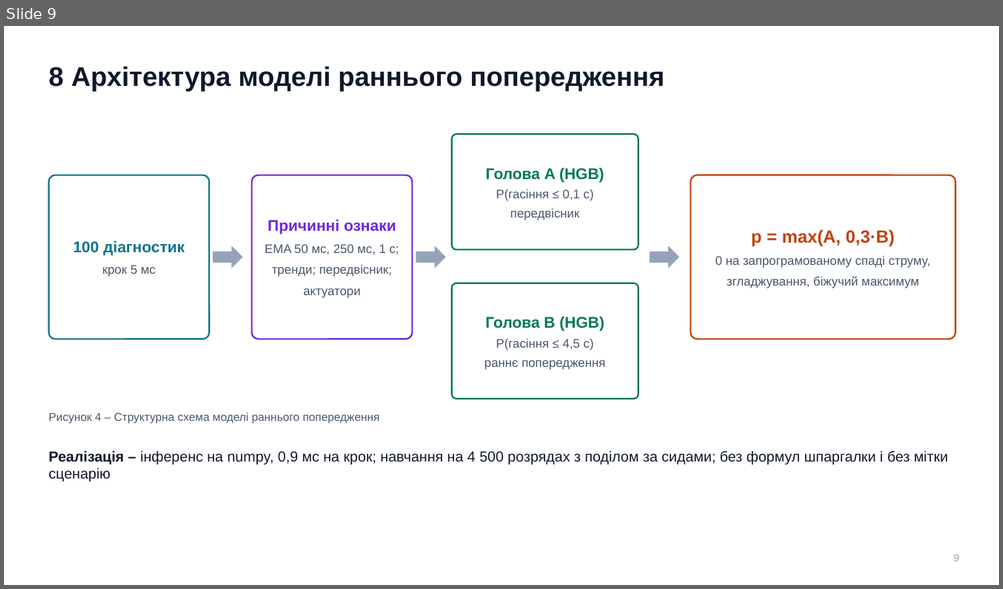
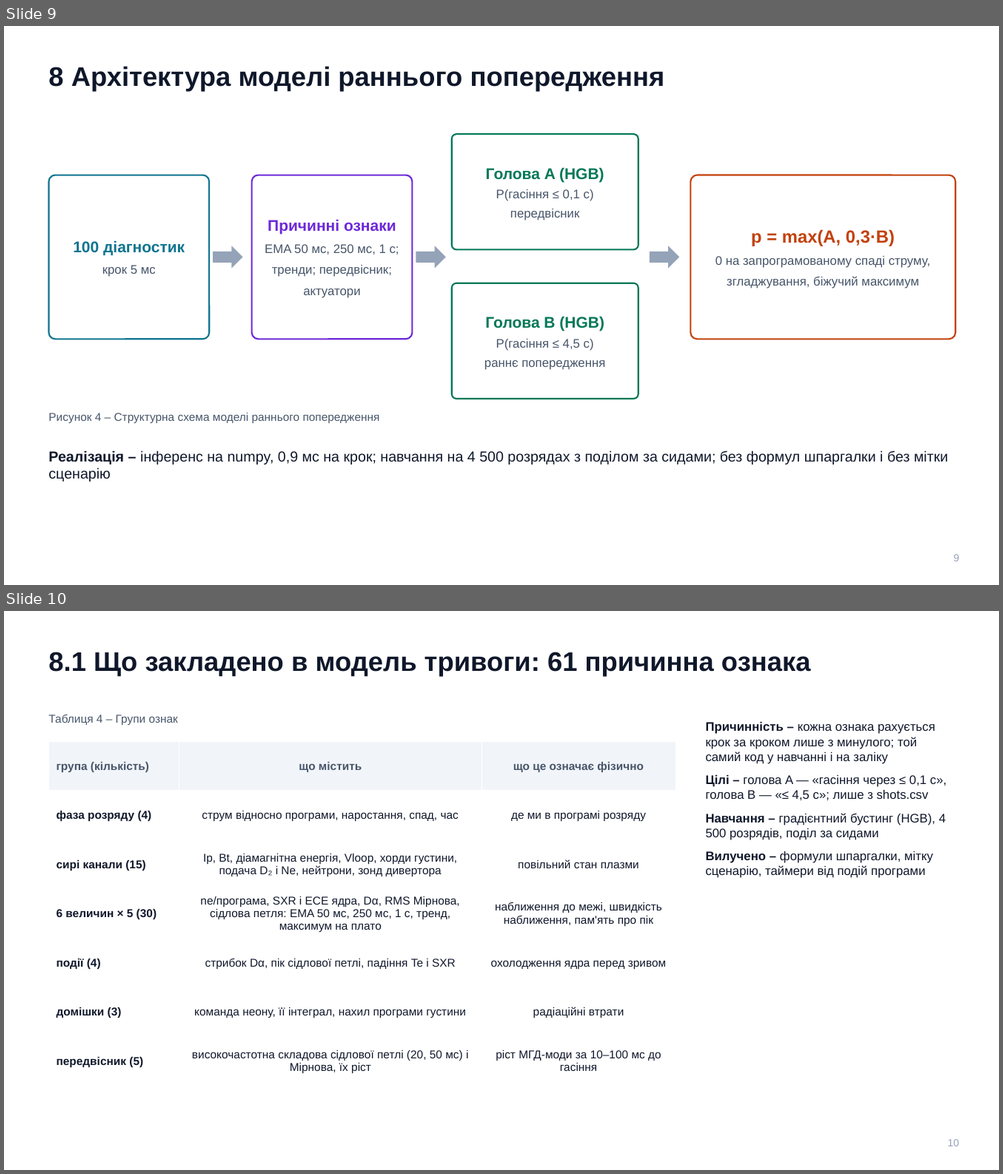
Before and after one commit to llllenah/plasma-disruption-prediction, a slide deck: docs/presentation.pptx. Shown one above the other, each under a label of ours: slide 9 before the commit, slides 9 and 10 after it. The pictures are 1003x589 and 1003x1174 pixels, drawn with LibreOffice and Linux fonts; fonts in the diff are those of the drawing. Boxes give left, top, right and bottom in pixels: in the first picture for what was removed or moved away, otherwise in the second. Text is boxed around its words. In the diff, an @@ line names an element or a change of style, - is before the commit and + after.

```diff
--- a/docs/presentation.pptx
+++ b/docs/presentation.pptx
@@ slide 10 added at (4,611,999,1170), background #FFFFFF @@
@@ text added at (48,652,811,677), 26 pt, text #0F172A, bold @@
+8.1 Що закладено в модель тривоги: 61 причинна ознака
@@ text added at (48,715,178,725), 11 pt, text #475569 @@
+Таблиця 4 – Групи ознак
@@ table added at (48,741,675,1086), 7 rows, 3 columns @@
+група (кількість) | що містить | що це означає фізично
+фаза розряду (4) | струм відносно програми, наростання, спад, час | де ми в програмі розряду
+сирі канали (15) | Ip, Bt, діамагнітна енергія, Vloop, хорди густини, подача D₂ і Ne, нейтрони, зонд дивертора | повільний стан плазми
+6 величин × 5 (30) | ne/програма, SXR і ECE ядра, Dα, RMS Мірнова, сідлова петля: EMA 50 мс, 250 мс, 1 с, тренд, максимум на плато | наближення до межі, швидкість наближення, пам'ять про пік
+події (4) | стрибок Dα, пік сідлової петлі, падіння Te і SXR | охолодження ядра перед зривом
+домішки (3) | команда неону, її інтеграл, нахил програми густини | радіаційні втрати
+передвісник (5) | високочастотна складова сідлової петлі (20, 50 мс) і Мірнова, їх ріст | ріст МГД-моди за 10–100 мс до гасіння
@@ text added at (706,722,946,878), 12 pt, text #0F172A @@
+Причинність – кожна ознака рахується крок за кроком лише з минулого; той самий код у навчанні і на заліку
+Цілі – голова A — «гасіння через ≤ 0,1 с», голова B — «≤ 4,5 с»; лише з shots.csv
+Навчання – градієнтний бустинг (HGB), 4 500 розрядів, поділ за сидами
+Вилучено – формули шпаргалки, мітку сценарію, таймери від подій програми
@@ text added at (948,1139,959,1147), 10 pt, text #94A3B8 @@
+10
```
Also in this commit, not shown: 6 slides changed, 2 other slides added, 1 slide removed, 6 other files.
